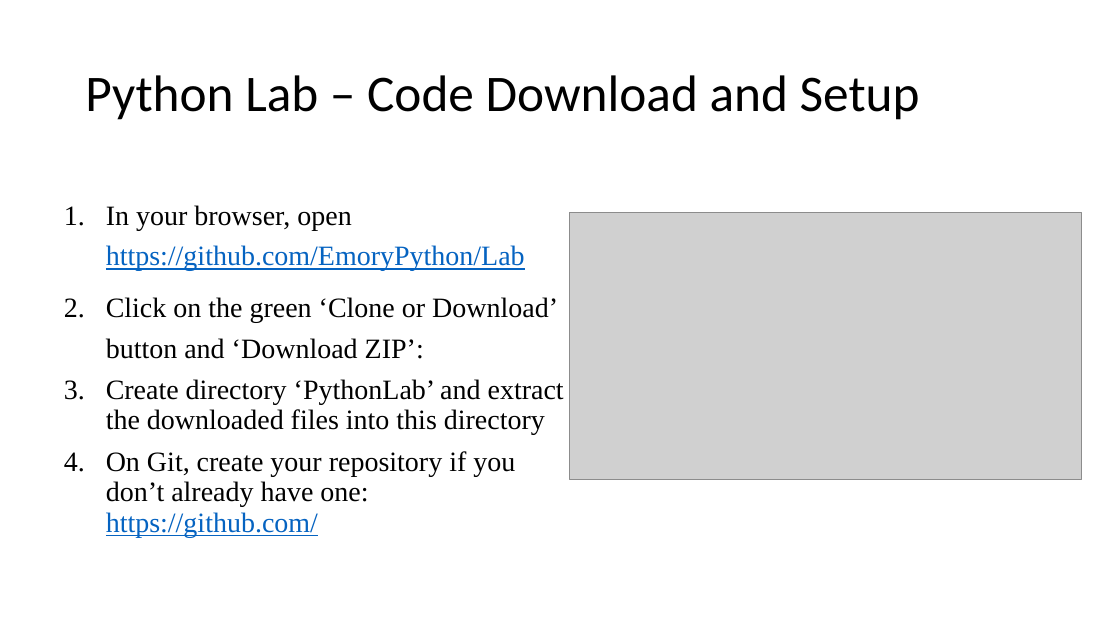
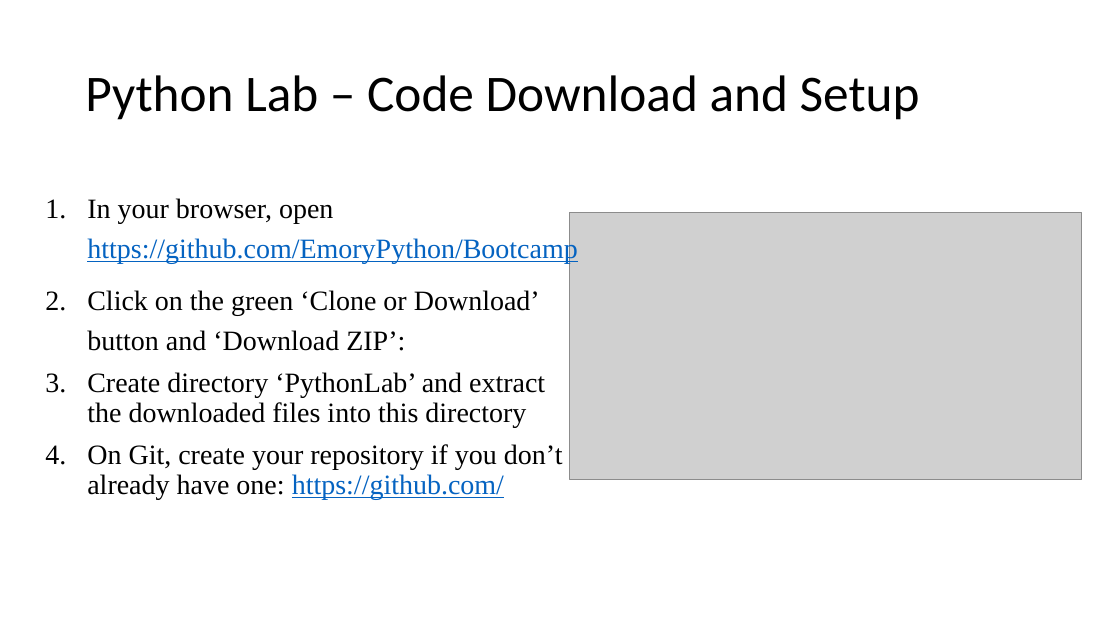
Before and after one commit to ndeshpa/Bootcamp, a slide deck: slide 1 of Lab/DataVisualization/PythonLabPlots.pptx. Drawn at 1120x630 pixels with LibreOffice and Linux fonts; fonts in the diff are those of the drawing; grey boxes stand for pictures. Boxes give left, top, right and bottom in pixels: in the first picture for what was removed or moved away, otherwise in the second. Text is boxed around its words. In the diff, an @@ line names an element or a change of style, - is before the commit and + after.

```diff
--- a/Lab/DataVisualization/PythonLabPlots.pptx
+++ b/Lab/DataVisualization/PythonLabPlots.pptx
@@ text "In your browser, open https://github.com/EmoryPython/Bootcam ...": place and size @@
-text "In your browser, open https://github.com/EmoryPython/Bootcam ..." at bbox=[106, 205, 564, 537]
+text "In your browser, open https://github.com/EmoryPython/Bootcam ..." at bbox=[87, 198, 577, 500]
@@ text at bbox=[87, 198, 577, 263]: text changed @@
-1. In your browser, open https://github.com/EmoryPython/Lab
+1. In your browser, open https://github.com/EmoryPython/Bootcamp
```
Also in this commit, not shown: 1 other slide changed, 9 other files.
